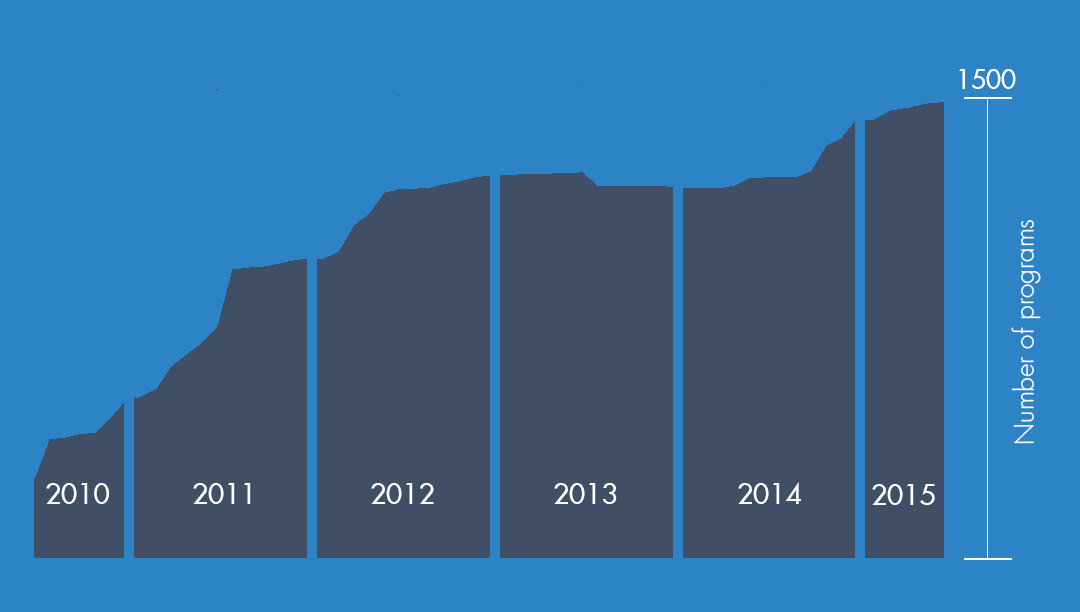
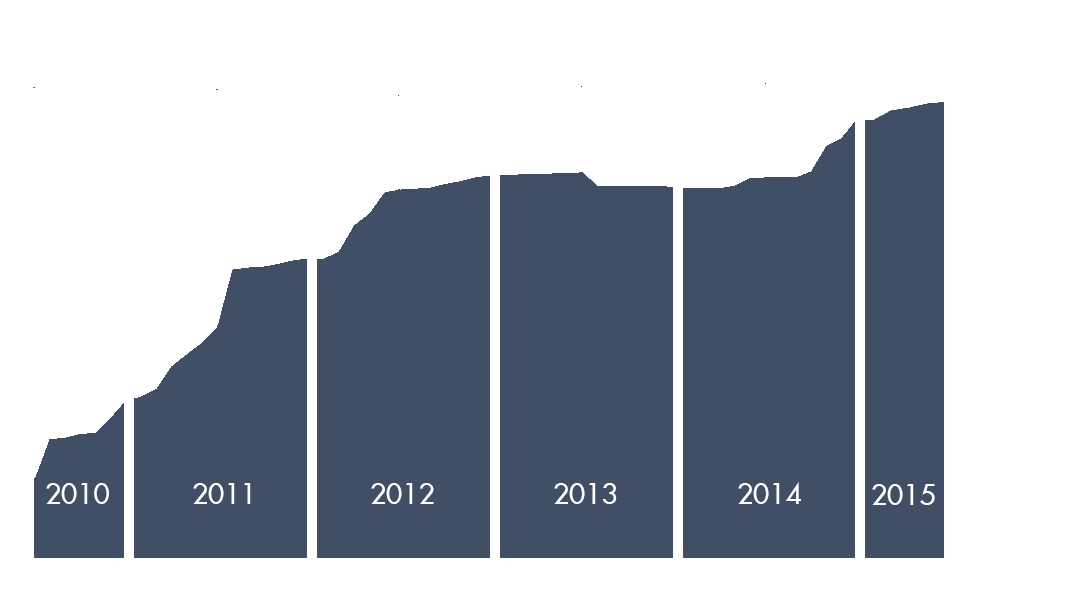
Layered file, before and after one edit (1080x612). Changes by layer:
hid "Layer 2" over [left=0, top=0, right=1080, bottom=612]
